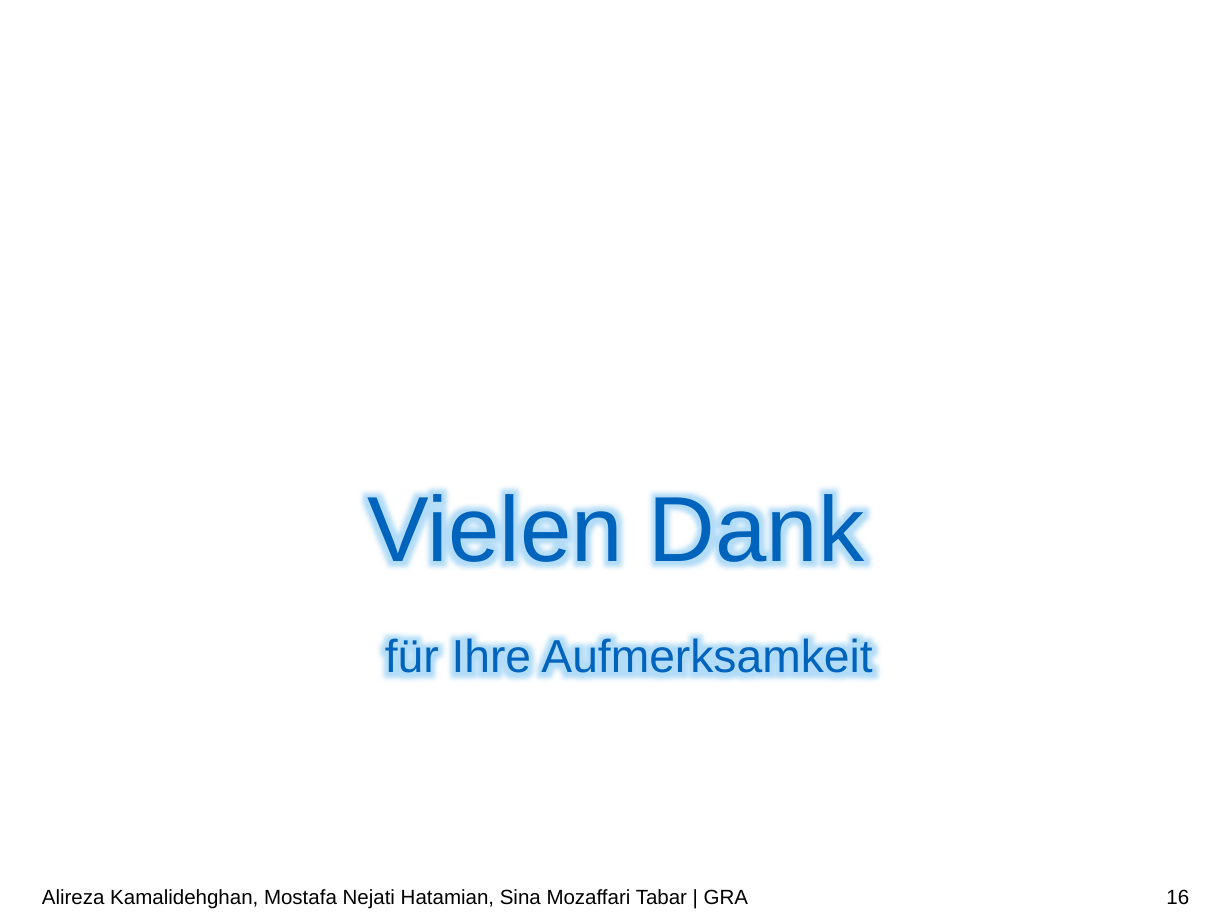
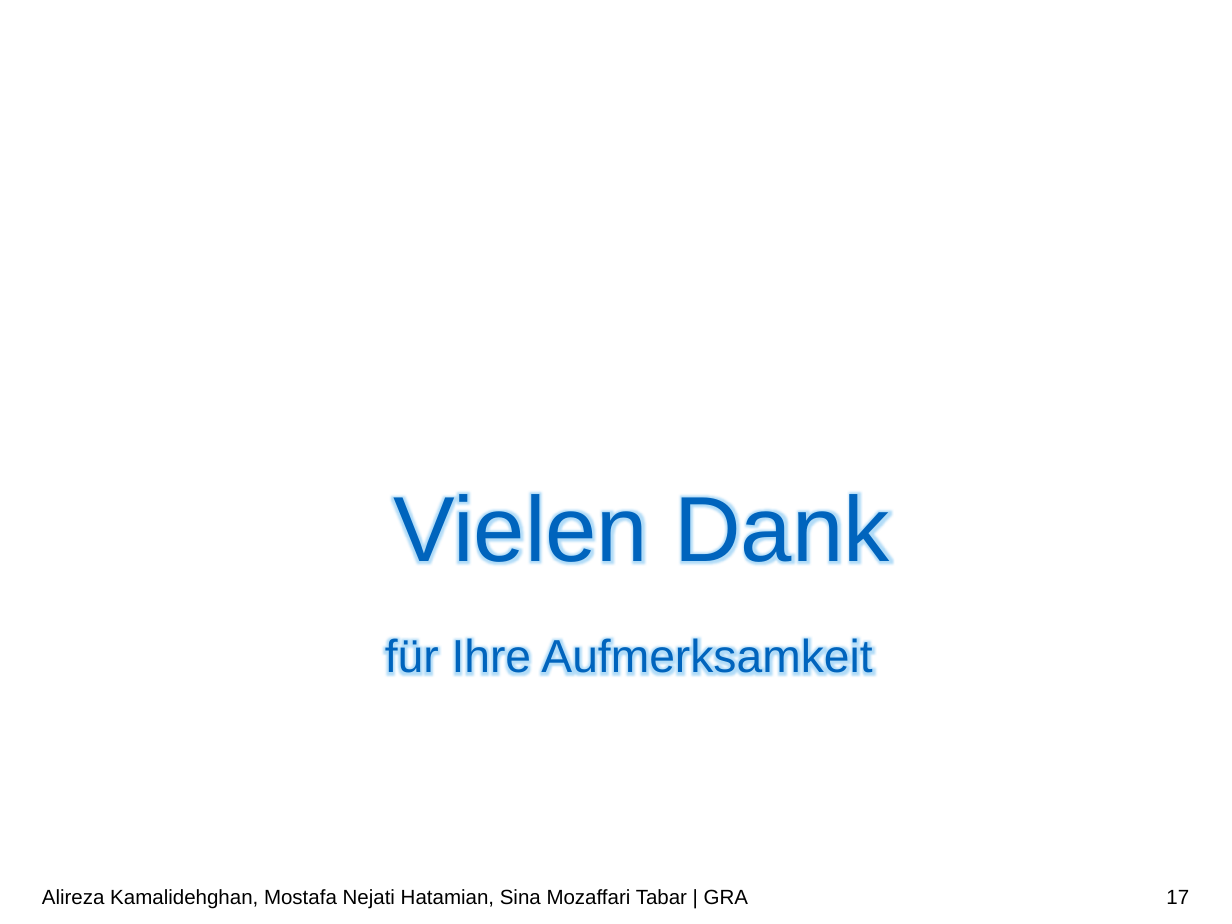
Before and after one commit to ARKamaliD/bm1pi-conversion, a slide deck: slide 17 of Vortrag/Vortrag.pptx (slide 16 before the commit). Drawn at 1232x924 pixels with LibreOffice and Linux fonts; fonts in the diff are those of the drawing; background and template pictures are left out. Boxes give left, top, right and bottom in pixels: in the first picture for what was removed or moved away, otherwise in the second. Text is boxed around its words. In the diff, an @@ line names an element or a change of style, - is before the commit and + after.

```diff
--- a/Vortrag/Vortrag.pptx
+++ b/Vortrag/Vortrag.pptx
@@ text "Vielen Dank" at <box>385,492,890,682</box>: letter outline #0065BD 0 pt to #005293 0 pt @@
@@ page number at <box>1166,890,1189,904</box>: text changed @@
-16
+17
```
Also in this commit, not shown: 2 other slides changed, 2 slides added, 1 slide removed.
